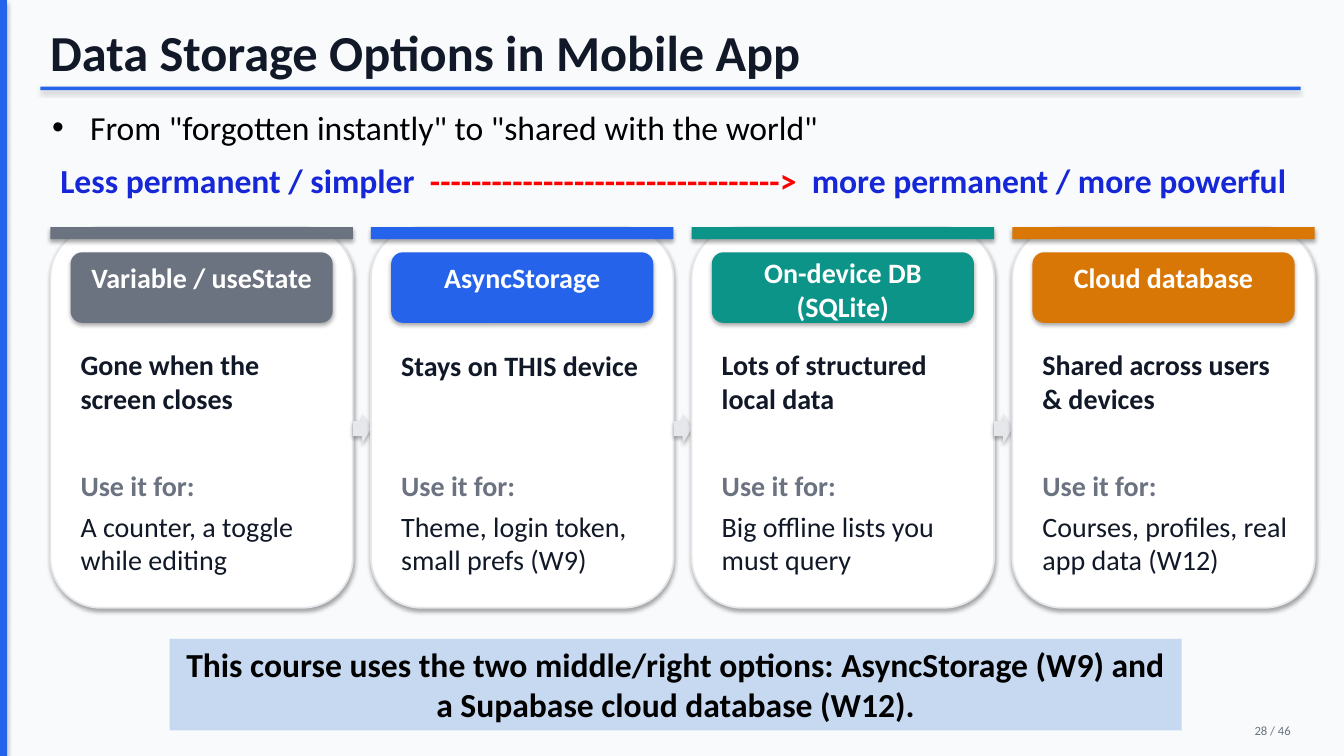
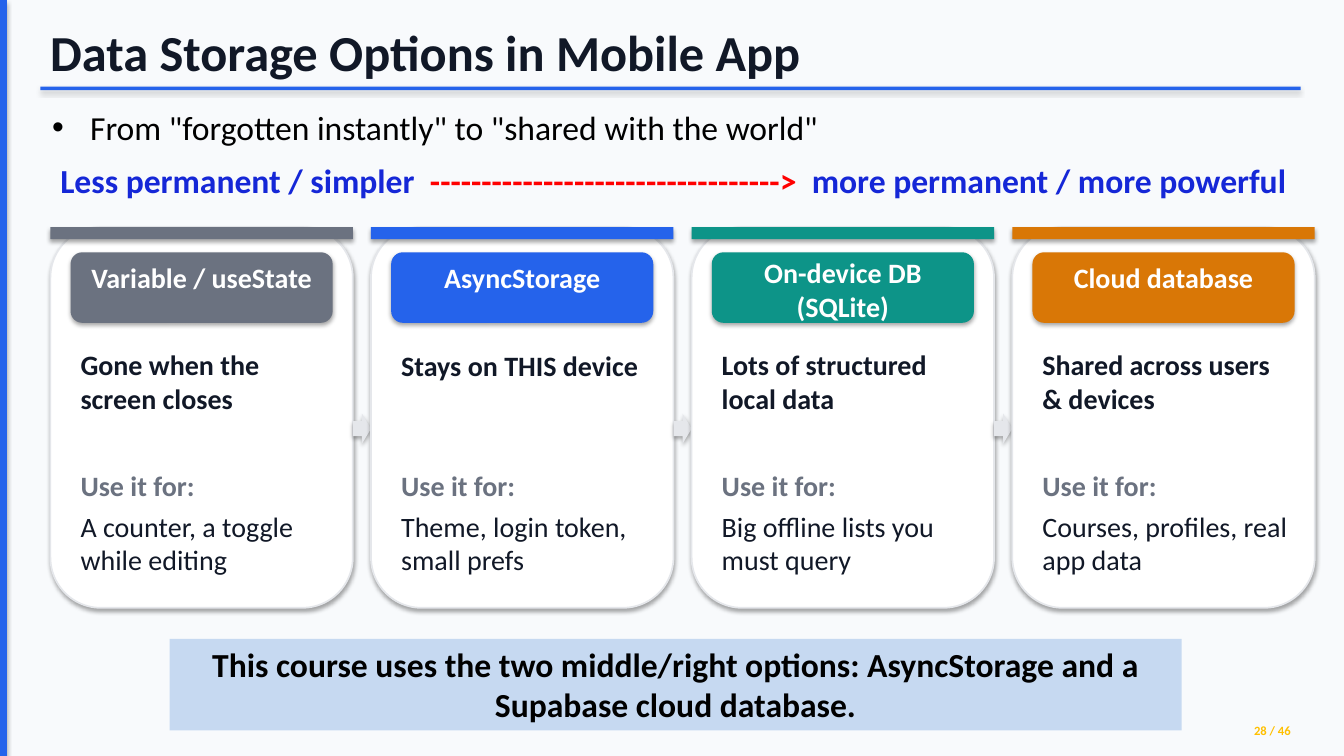
Before and after one commit to wlasitz-jeremy/Mobile-Application-Development-CPRG-303, a slide deck: slide 27 of Unit 3/Mobile_Architecture_updated.pptx. Drawn at 1344x756 pixels with LibreOffice and Linux fonts; fonts in the diff are those of the drawing; background and template pictures are left out. Boxes give left, top, right and bottom in pixels: in the first picture for what was removed or moved away, otherwise in the second. Text is boxed around its words. In the diff, an @@ line names an element or a change of style, - is before the commit and + after.

```diff
--- a/Unit 3/Mobile_Architecture_updated.pptx
+++ b/Unit 3/Mobile_Architecture_updated.pptx
@@ text at (x1=401, y1=517, x2=626, y2=575): text changed @@
-Theme, login token, small prefs (W9)
+Theme, login token, small prefs
@@ text at (x1=1042, y1=517, x2=1287, y2=575): text changed @@
-Courses, profiles, real app data (W12)
+Courses, profiles, real app data
@@ text in rectangle at (x1=212, y1=653, x2=1139, y2=723): text changed @@
-This course uses the two middle/right options: AsyncStorage (W9) and a Supabase cloud database (W12).
+This course uses the two middle/right options: AsyncStorage and a Supabase cloud database.
@@ text "28 / 46" at (x1=1254, y1=726, x2=1291, y2=735): text colour #6B7280 to #FFC000, bold on @@
```
Also in this commit, not shown: 40 other slides changed, 36 other files.
